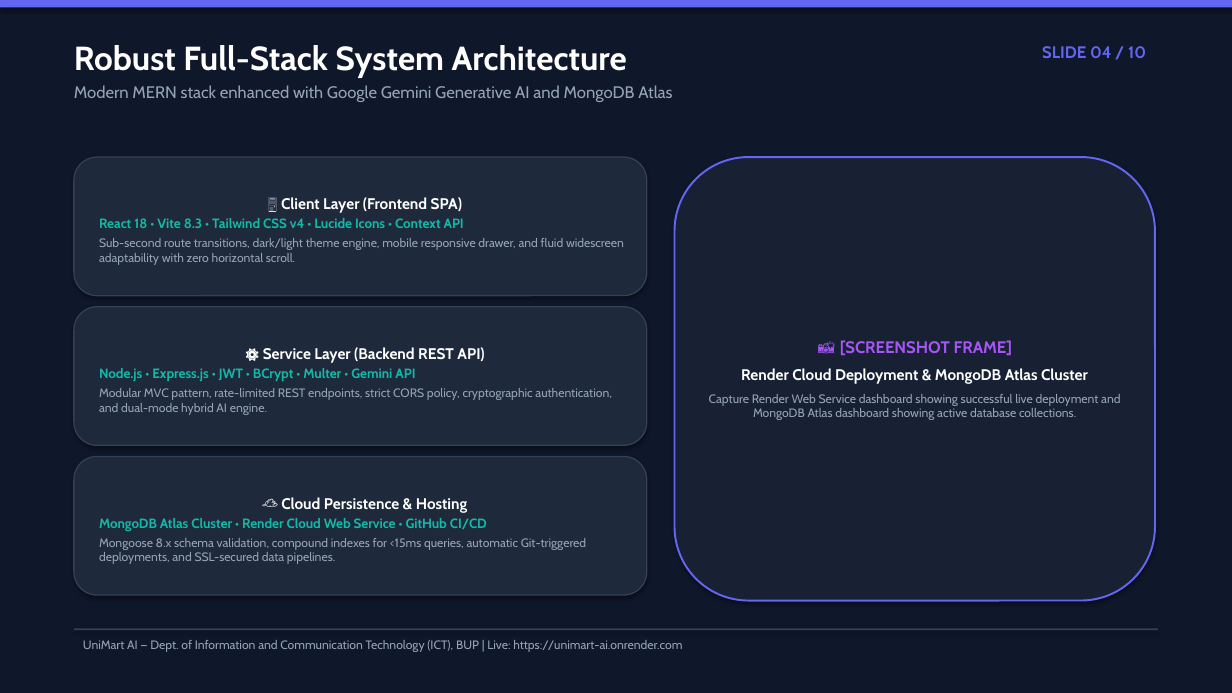
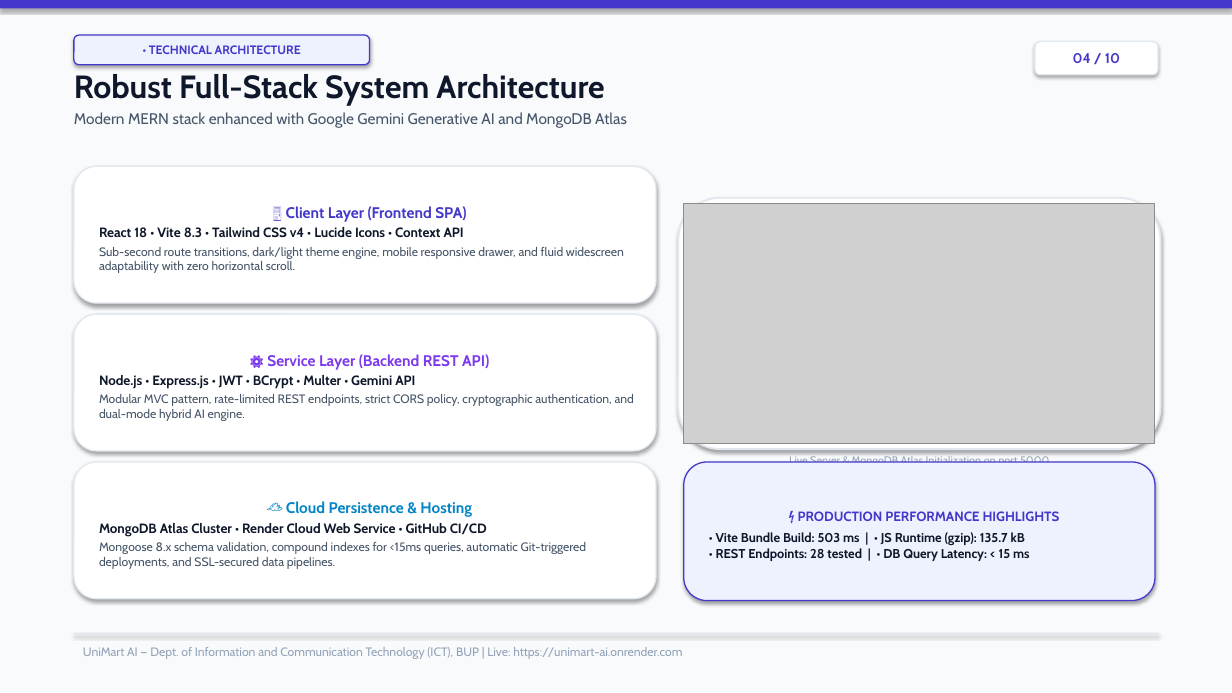
Before and after one commit to Delwar2004/unimart-ai, a slide deck: slide 4 of UniMart_AI_Defense_Presentation.pptx. Drawn at 1232x693 pixels with LibreOffice and Linux fonts; fonts in the diff are those of the drawing; grey boxes stand for pictures. Boxes give left, top, right and bottom in pixels: in the first picture for what was removed or moved away, otherwise in the second. Text is boxed around its words. In the diff, an @@ line names an element or a change of style, - is before the commit and + after.

Commit message:
Create MIT-grade professional white presentation with embedded real screenshots and ICT dept branding

```diff
--- a/UniMart_AI_Defense_Presentation.pptx
+++ b/UniMart_AI_Defense_Presentation.pptx
@@ rectangle at box(0, 0, 1232, 693): fill #0F172A to #F8FAFC @@
@@ rectangle at box(0, 0, 1232, 8): fill #6366F1 to #4338CA @@
@@ rounded rectangle added at box(74, 35, 370, 65), fill #EEF2FF, outline #4338CA 1 pt, 9.5 pt, text #4338CA, bold @@
+• TECHNICAL ARCHITECTURE
@@ rounded rectangle "04 / 10": place and size @@
-rounded rectangle "04 / 10" at box(1042, 46, 1146, 58)
+rounded rectangle "04 / 10" at box(1035, 42, 1158, 75)
@@ rounded rectangle "04 / 10" at box(1035, 42, 1158, 75): vertical alignment top to middle; fill none to #FFFFFF; outline none to #E2E8F0 1 pt; shadow on @@
@@ text in rounded rectangle at box(1073, 53, 1120, 63): text changed; size 13 to 11 pt; text colour #6366F1 to #4338CA @@
-SLIDE 04 / 10
+04 / 10
@@ text "Robust Full-Stack System Architecture": place and size @@
-text "Robust Full-Stack System Architecture" at box(74, 45, 672, 102)
+text "Robust Full-Stack System Architecture" at box(74, 74, 627, 128)
@@ text "Robust Full-Stack System Architecture" at box(74, 74, 627, 128): size 26 to 25 pt, text colour #FFFFFF to #0F172A in "Robust Full-Stack System Architecture"; size 13 to 12 pt, text colour #94A3B8 to #475569 in "Modern MERN stack enhanced with Google Gemini ..."; less space between paragraphs @@
@@ rounded rectangle "🖥️ Client Layer (Frontend SPA)": place and size @@
-rounded rectangle "🖥️ Client Layer (Frontend SPA)" at box(74, 157, 647, 296)
+rounded rectangle "🖥️ Client Layer (Frontend SPA)" at box(74, 166, 656, 303)
@@ rounded rectangle "🖥️ Client Layer (Frontend SPA)" at box(74, 166, 656, 303): text colour #FFFFFF to #4338CA in "🖥️ Client Layer (Frontend SPA)"; text colour #14B8A6 to #0F172A in "React 18 • Vite 8.3 • Tailwind ..."; text colour #94A3B8 to #475569 in "Sub-second route transitions, dark/light theme engine, mobil ..."; fill #1E293B to #FFFFFF; outline #334155 1 pt to #E2E8F0 1 pt @@
@@ rounded rectangle: place and size @@
-rounded rectangle at box(675, 157, 1155, 601)
+rounded rectangle at box(678, 198, 1161, 449)
@@ rounded rectangle at box(678, 198, 1161, 449): fill #182134 to #FFFFFF; outline #6366F1 1.5 pt to #E2E8F0 1.5 pt @@
@@ picture added at box(684, 203, 1155, 444) @@
@@ rounded rectangle "⚙️ Service Layer (Backend REST ...": place and size @@
-rounded rectangle "⚙️ Service Layer (Backend REST ..." at box(74, 307, 647, 445)
+rounded rectangle "⚙️ Service Layer (Backend REST ..." at box(74, 314, 656, 451)
@@ rounded rectangle "⚙️ Service Layer (Backend REST ..." at box(74, 314, 656, 451): text colour #FFFFFF to #7C3AED in "⚙️ Service Layer (Backend REST API)"; text colour #14B8A6 to #0F172A in "Node.js • Express.js • JWT • BCrypt ..."; text colour #94A3B8 to #475569 in "Modular MVC pattern, rate-limited REST endpoints, strict ..."; fill #1E293B to #FFFFFF; outline #334155 1 pt to #E2E8F0 1 pt @@
@@ text removed at box(709, 340, 1120, 420) @@
-📸 [SCREENSHOT FRAME]
-Render Cloud Deployment & MongoDB Atlas Cluster
-Capture Render Web Service dashboard showing successful live deployment and MongoDB Atlas dashboard showing active database collections.
@@ rounded rectangle "☁️ Cloud Persistence & Hosting": place and size @@
-rounded rectangle "☁️ Cloud Persistence & Hosting" at box(74, 457, 647, 595)
+rounded rectangle "☁️ Cloud Persistence & Hosting" at box(74, 462, 656, 599)
@@ rounded rectangle "☁️ Cloud Persistence & Hosting" at box(74, 462, 656, 599): text colour #FFFFFF to #0284C7 in "☁️ Cloud Persistence & Hosting"; text colour #14B8A6 to #0F172A in "MongoDB Atlas Cluster • Render Cloud Web ..."; text colour #94A3B8 to #475569 in "Mongoose 8.x schema validation, compound indexes for ..."; fill #1E293B to #FFFFFF; outline #334155 1 pt to #E2E8F0 1 pt @@
@@ rounded rectangle added at box(684, 462, 1155, 601), fill #EEF2FF, outline #4338CA 1 pt, 10 pt, text #0F172A, bold @@
+⚡ PRODUCTION PERFORMANCE HIGHLIGHTS
+• Vite Bundle Build: 503 ms | • JS Runtime (gzip): 135.7 kB
+• REST Endpoints: 28 tested | • DB Query Latency: < 15 ms
@@ text added at box(789, 456, 1049, 463), 8.5 pt, text #94A3B8 @@
+Live Server & MongoDB Atlas Initialization on port 5000
@@ text "UniMart AI — Dept. of ...": place and size @@
-text "UniMart AI — Dept. of ..." at box(83, 640, 682, 652)
+text "UniMart AI — Dept. of ..." at box(83, 647, 682, 659)
@@ rectangle: place and size @@
-rectangle at box(74, 628, 1158, 630)
+rectangle at box(74, 633, 1158, 634)
@@ rectangle at box(74, 633, 1158, 634): fill #334155 to #E2E8F0 @@
```
Also in this commit, not shown: 9 other slides changed, 11 other files.
